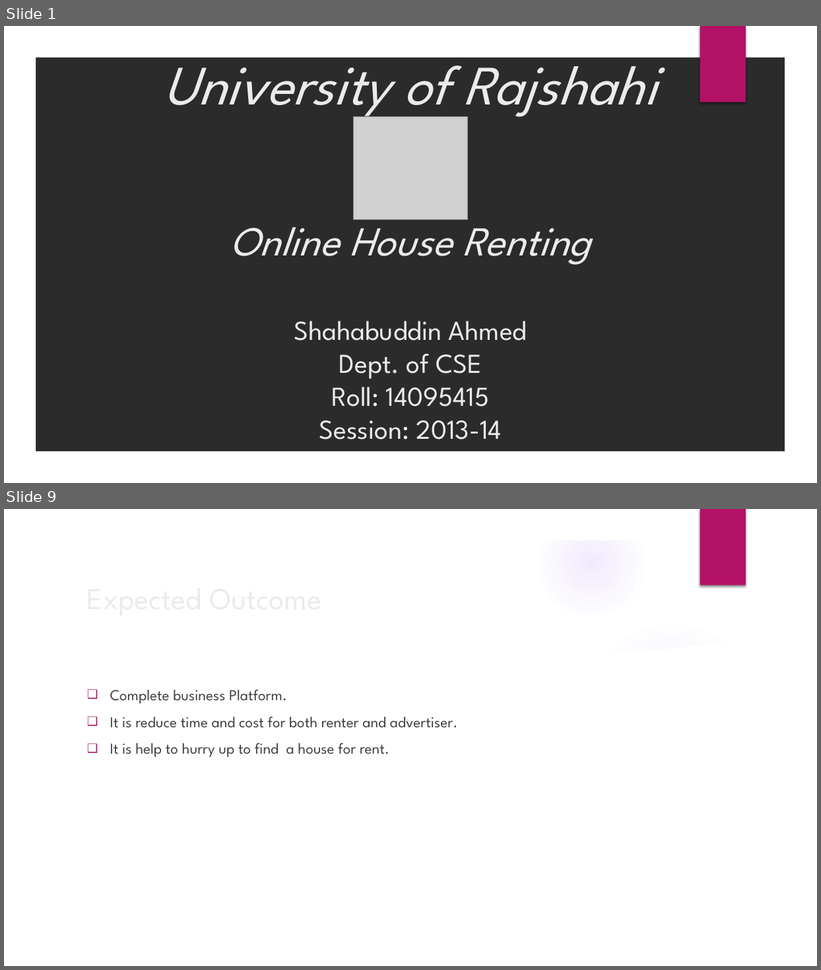
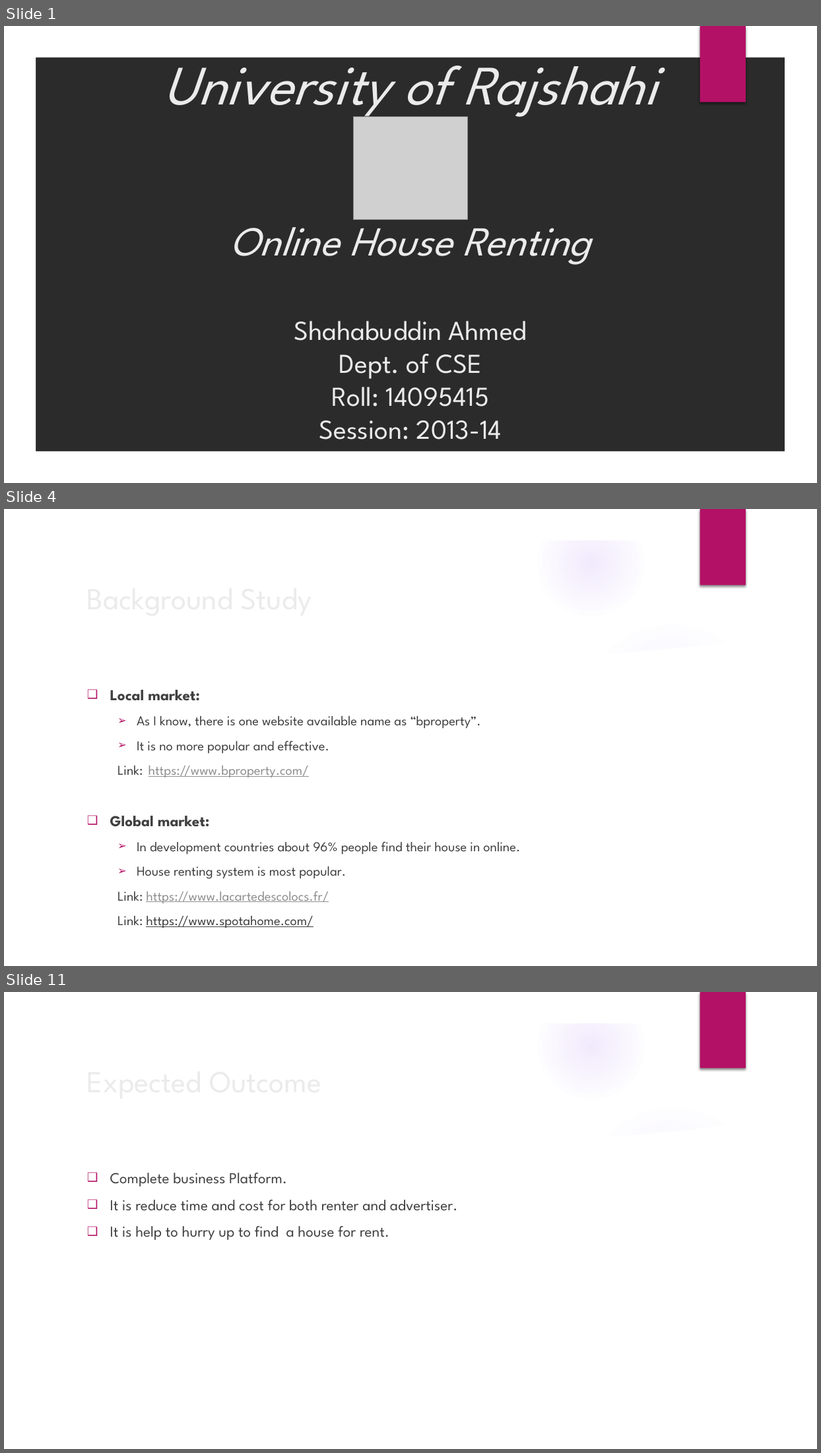
Before and after one commit to ShahabuddinAhmed/Presentation, a slide deck: HouseRenting.pptx. Shown one above the other, each under a label of ours: slides 1 and 9 before the commit, slides 1, 4 and 11 after it; the slides between them are not shown. The pictures are 821x970 and 821x1453 pixels, drawn with LibreOffice and Linux fonts; fonts in the diff are those of the drawing; grey boxes stand for pictures; background and template pictures are left out; a plain dark background stands for a picture behind light text. Boxes give left, top, right and bottom in pixels: in the first picture for what was removed or moved away, otherwise in the second. Text is boxed around its words. In the diff, an @@ line names an element or a change of style, - is before the commit and + after.

```diff
--- a/HouseRenting.pptx
+++ b/HouseRenting.pptx
@@ slide 4 added at box(4, 509, 817, 966), background picture (left out); not listed: 9 template elements that a slide beside it also shows @@
@@ title added at box(81, 574, 665, 621), 36 pt, text #EBEBEB @@
+Background Study
@@ text added at box(110, 690, 520, 929), 16 pt, text #404040 @@
+❑ Local market:
+  ➢ As I know, there is one website available name as “bproperty”.
+  ➢ It is no more popular and effective.
+  Link: https://www.bproperty.com/
+❑ Global market:
+  ➢ In development countries about 96% people find their house in online.
+  ➢ House renting system is most popular.
+  Link: https://www.lacartedescolocs.fr/
+  Link: https://www.spotahome.com/
@@ what was slide 9 is now slide 11 @@
```
Also in this commit, not shown: 6 slides changed, 2 other slides added, 2 slides removed.
